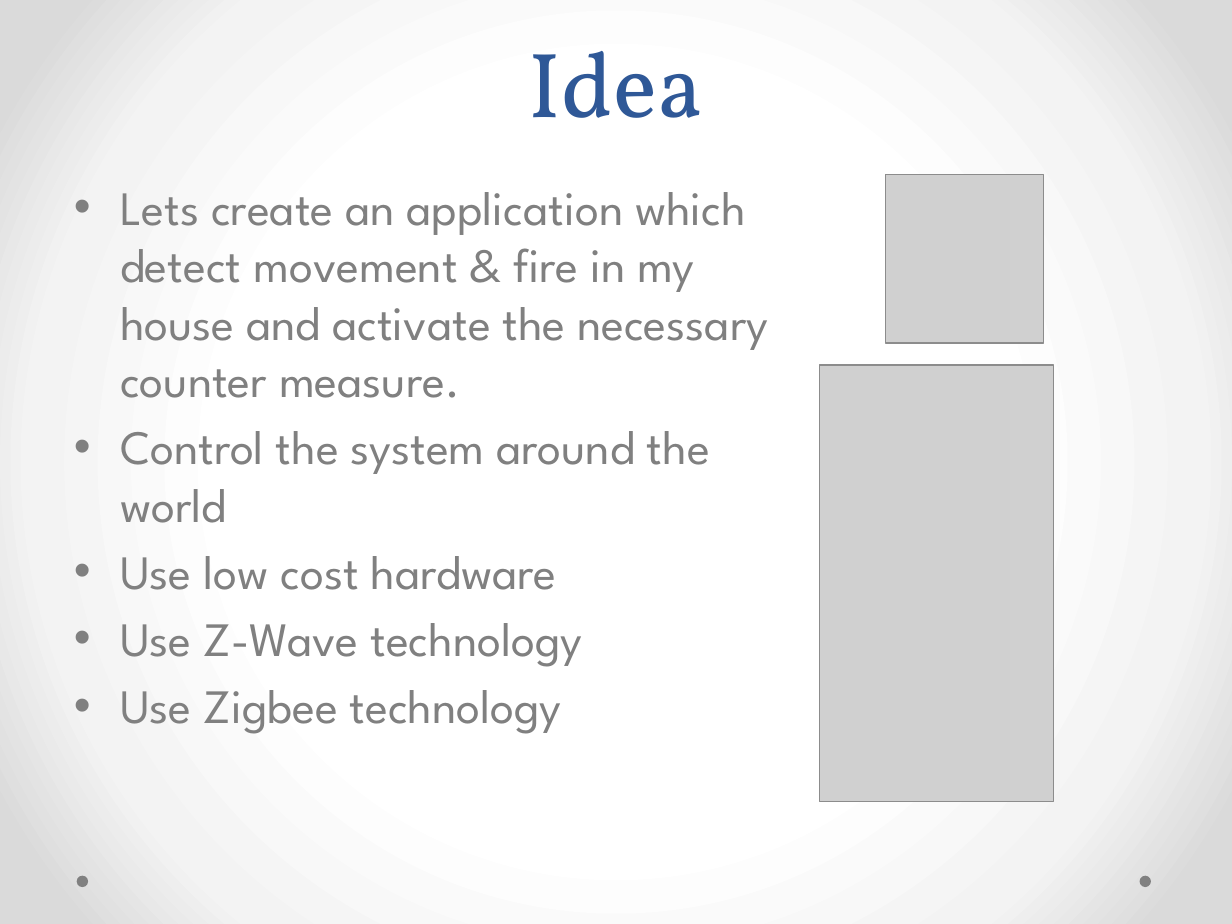
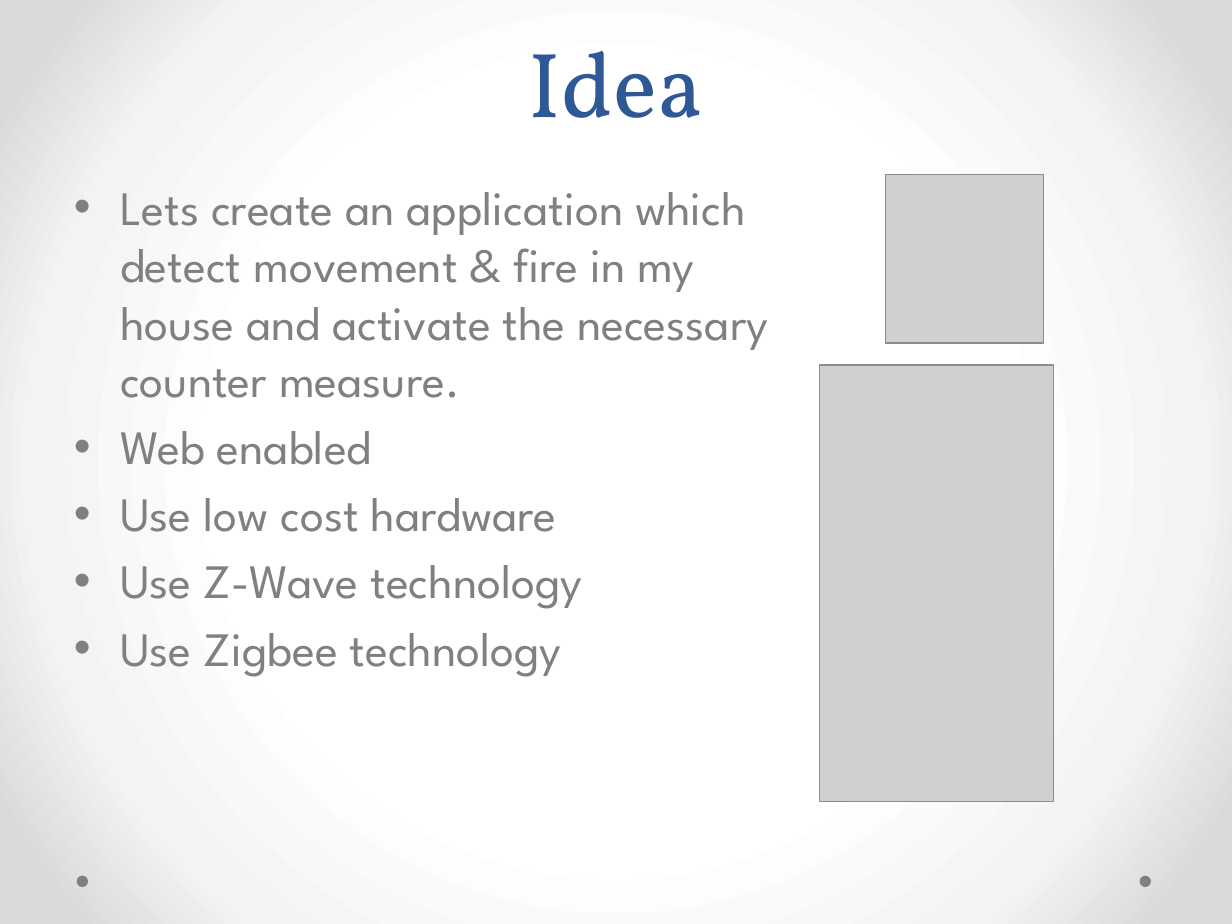
Before and after one commit to plaatsoft/plaatprotect, a slide deck: slide 3 of doc/ppt/PlaatProtect Design.pptx. Drawn at 1232x924 pixels with LibreOffice and Linux fonts; fonts in the diff are those of the drawing; grey boxes stand for pictures. Boxes give left, top, right and bottom in pixels: in the first picture for what was removed or moved away, otherwise in the second. Text is boxed around its words. In the diff, an @@ line names an element or a change of style, - is before the commit and + after.

```diff
--- a/doc/ppt/PlaatProtect Design.pptx
+++ b/doc/ppt/PlaatProtect Design.pptx
@@ text at box(120, 431, 372, 465): text changed @@
-• Control the system around the world
+• Web enabled
```
Also in this commit, not shown: 3 other slides changed, 3 slides added.
